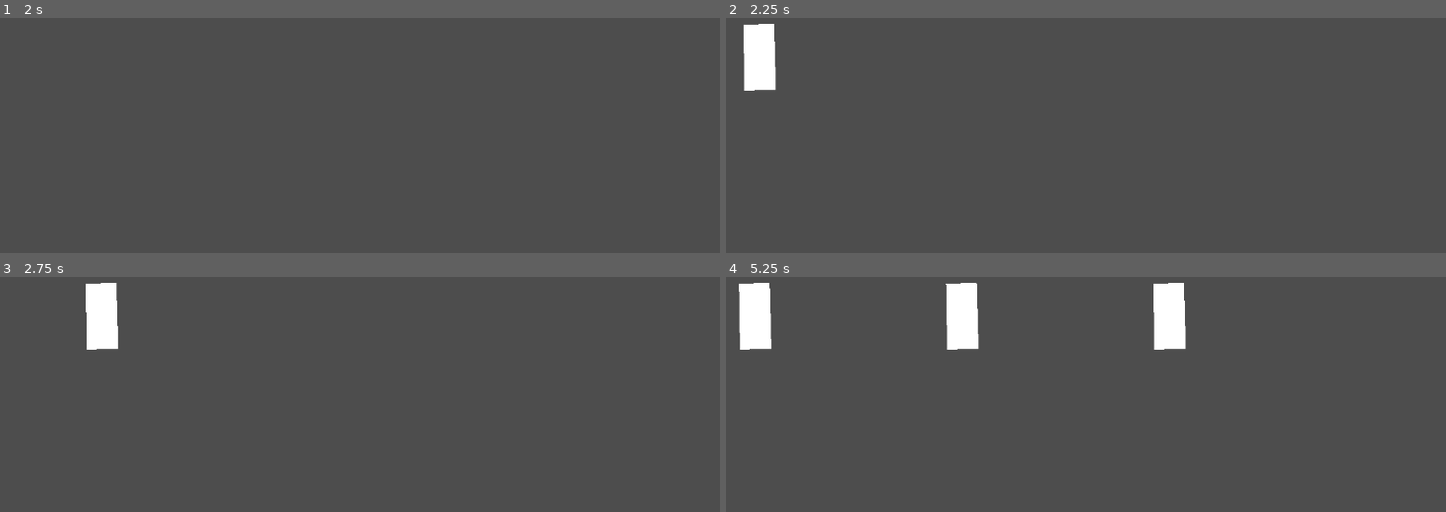
Above: before the commit, frames 1-4 (two rows, left to right).
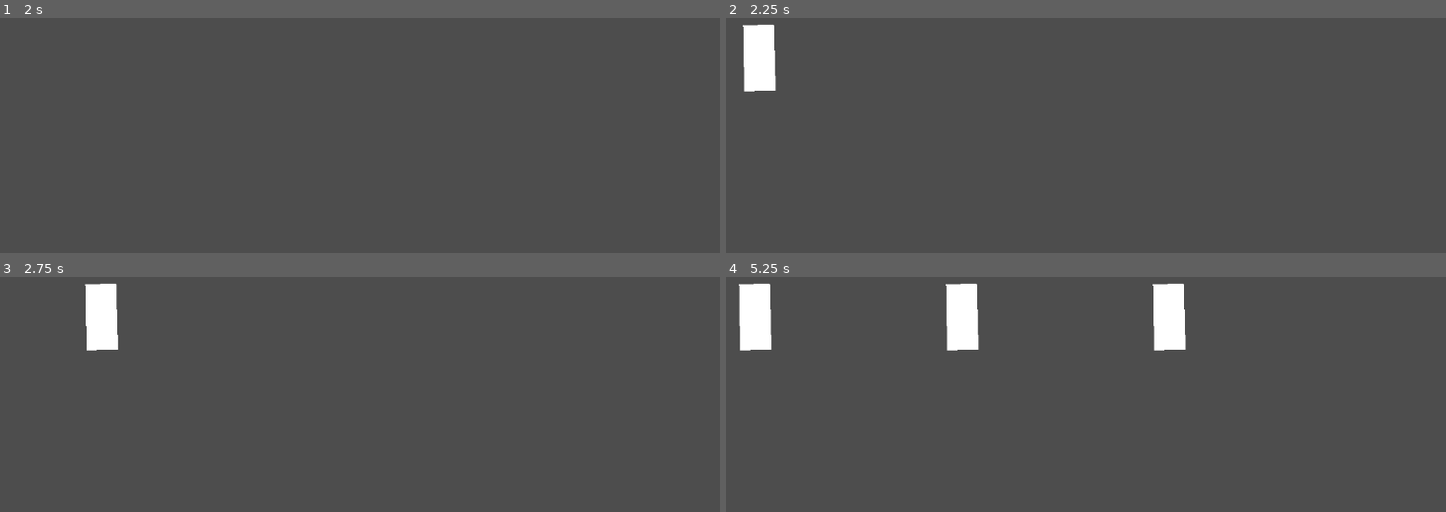
Above: after the commit, the same moments.

Repository: Ju-im/Cozy-Game-Jam
Game: Godot game, scene res://Enemy.tscn
Same seed, same stepped clock (60 frames per second), same inputs: the game is played once before the commit and once after it.
Inputs (mouse positions are in pixels of both pictures, inside the frame that each line leads up to):
- Up to frame 1 (2 s): tap Enter (ui_accept) at 0.5, 0.77, 1.25, 1.52 s; move the mouse to (540, 151) at 0.52 s; hold Right (ui_right) 0.53-1.28 s; click (540, 151) at 0.67 s; move the mouse to (208, 196) at 1.27 s; hold Down (ui_down) from 1.28 s (still down)
- Up to frame 2 (2.25 s): tap Enter (ui_accept) at 2 s; move the mouse to (1172, 76) at 2.02 s; release Down (ui_down) at 2.03 s; hold Right (ui_right) from 2.03 s (still down)
- Up to frame 3 (2.75 s): keep holding Right (ui_right)
- Up to frame 4 (5.25 s): move the mouse to (outside the picture) at 2.77 s; release Right (ui_right) at 2.78 s; hold Up (ui_up) 2.78-3.53 s; click (outside the picture) at 2.92 s; tap Enter (ui_accept) at 3.02, 3.77, 4.52 s; move the mouse to (1330, 497) at 3.52 s; hold Left (ui_left) 3.53-5.03 s; move the mouse to (855, 366) at 4.27 s; move the mouse to (1129, 432) at 5.02 s; hold Down (ui_down) from 5.03 s (still down); click (1129, 432) at 5.17 s

Frame 1 is identical in both runs. In frame 2, less than 0.1% of the frame differs, in the area x 2-7%, y 2-32%; in frame 3, less than 0.1%; in frame 4, 0.2%, in the area x 1-64%, y 2-32%.

Commit message:
added assets

Diff:
--- a/limbo-theorem/project.godot
+++ b/limbo-theorem/project.godot
@@ -15,9 +15,18 @@
 config/features=PackedStringArray("4.4", "Forward Plus")
 config/icon="res://icon.svg"
 
+[display]
+
+window/stretch/scale_mode="integer"
+
 [layer_names]
 
 2d_physics/layer_1="world"
 2d_physics/layer_2="player"
 2d_physics/layer_3="slots"
 2d_physics/layer_4="tower"
+
+[rendering]
+
+textures/canvas_textures/default_texture_filter=0
+2d/snap/snap_2d_transforms_to_pixel=true
Not shown, added: limbo-theorem/Assets/Ninjas And Demons (FREE VERSION)/Exported (usable)/Enemies (Demons)/enemy_basic_armored.png.import
Not shown, added: limbo-theorem/Assets/Ninjas And Demons (FREE VERSION)/Exported (usable)/Enemies (Demons)/enemy_basic_cash.png.import
Not shown, added: limbo-theorem/Assets/Ninjas And Demons (FREE VERSION)/Exported (usable)/Enemies (Demons)/enemy_basic_damageflash.png.import
Not shown, added: limbo-theorem/Assets/Ninjas And Demons (FREE VERSION)/Exported (usable)/Enemies (Demons)/enemy_basic_exploding.png.import
Not shown, added: limbo-theorem/Assets/Ninjas And Demons (FREE VERSION)/Exported (usable)/Enemies (Demons)/enemy_basic_fast.png.import
Not shown, added: limbo-theorem/Assets/Ninjas And Demons (FREE VERSION)/Exported (usable)/Enemies (Demons)/enemy_basic_healing.png.import
Not shown, added: limbo-theorem/Assets/Ninjas And Demons (FREE VERSION)/Exported (usable)/Enemies (Demons)/enemy_basic_invisible.png.import
Not shown, added: limbo-theorem/Assets/Ninjas And Demons (FREE VERSION)/Exported (usable)/Enemies (Demons)/enemy_basic_normal.png.import
Not shown, added: limbo-theorem/Assets/Ninjas And Demons (FREE VERSION)/Exported (usable)/Enemies (Demons)/enemy_basic_teleporting.png.import
Not shown, added: limbo-theorem/Assets/Ninjas And Demons (FREE VERSION)/Exported (usable)/Level/hand_spritesheet.png.import
Not shown, added: limbo-theorem/Assets/Ninjas And Demons (FREE VERSION)/Exported (usable)/Level/shrine_spritesheet.png.import
Not shown, added: limbo-theorem/Assets/Ninjas And Demons (FREE VERSION)/Exported (usable)/Level/tileset_grass.png.import
(and 162 more such lines)
